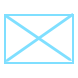
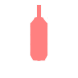
Layered file, before and after one edit (78 x 78). Changes by layer:
hid "Layer 10 copy" over left=4, top=13, right=74, bottom=64
showed "Layer 9", painted on it over left=25, top=4, right=54, bottom=64
